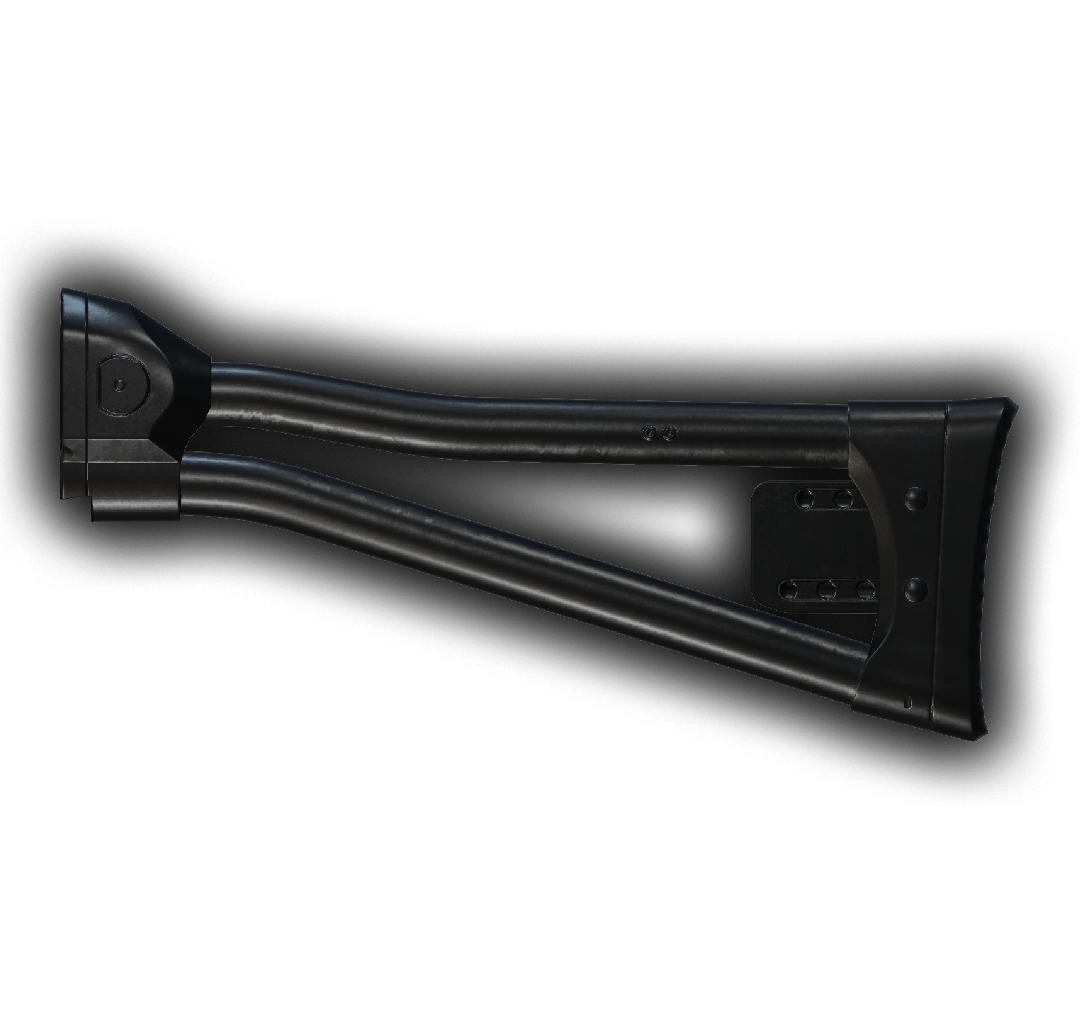
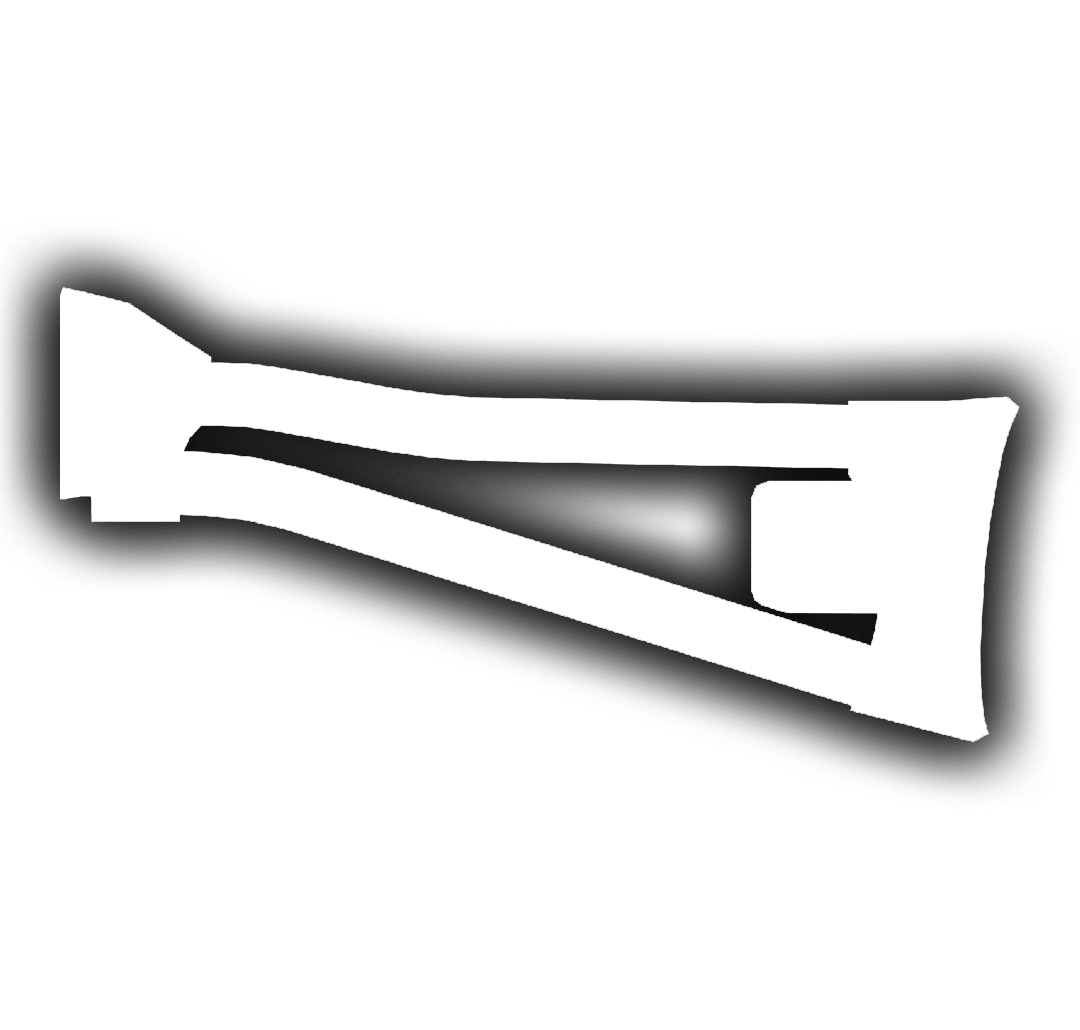
Two versions of the same layered image (1080 x 1030). Layer-by-layer changes:
added layer "Layer 5 copy" above "Layer 5" over [60, 287, 1020, 743]
